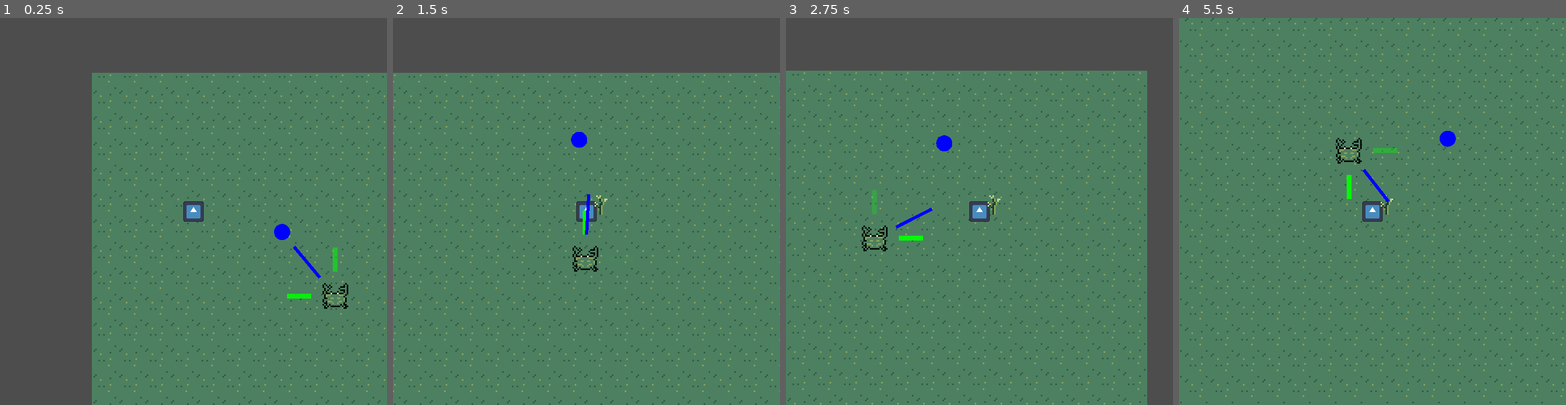
Above: before the commit, frames 1-4 (left to right).
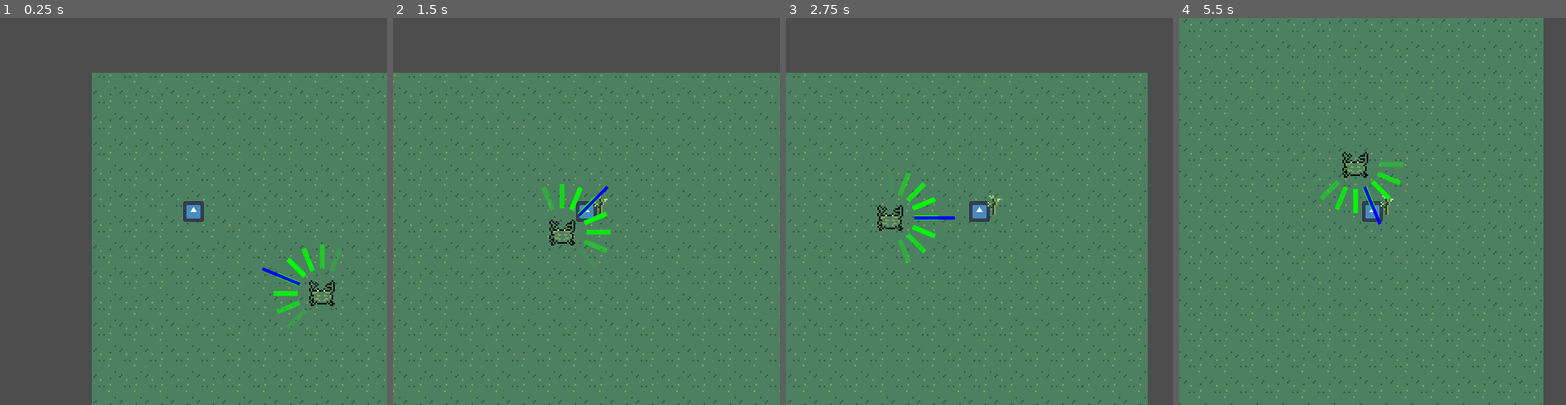
Above: after the commit, the same moments.

Repository: michaelwiest/godot-noah-game
Game: Godot game, scene res://scenes/main.tscn
Same seed, same stepped clock (60 frames per second), same inputs: the game is played once before the commit and once after it. The engine's default icon, where the game draws it, is replaced by a stand-in: a white triangle on a blue panel in a dark square.
Inputs (mouse positions are in pixels of both pictures, inside the frame that each line leads up to):
- Up to frame 1 (0.25 s): no input
- Up to frame 2 (1.5 s): tap Enter (ui_accept) at 0.5, 0.77 s; move the mouse to (671, 192) at 0.52 s; hold Right (ui_right) 0.53-1.25 s; click (671, 192) at 0.67 s; drag from (509, 230) to (586, 211) at 1.27 s
- Up to frame 3 (2.75 s): move the mouse to (1018, 126) at 2.02 s; hold Right (ui_right) from 2.03 s (still down)
- Up to frame 4 (5.5 s): release Right (ui_right) at 2.75 s; drag from (1353, 288) to (1264, 238) at 2.77 s; move the mouse to (1488, 269) at 3.52 s; hold Left (ui_left) 3.53-4.25 s; tap Enter (ui_accept) at 3.77 s; drag from (1256, 153) to (1345, 223) at 4.27 s; move the mouse to (1391, 211) at 5.02 s; hold Down (ui_down) from 5.03 s (still down); click (1391, 211) at 5.17 s

The runs differ from the first frame. In frame 1, 1.2% of the frame differs, in the area x 67-90%, y 53-81%; in frame 2, 1.1%; in frame 3, 7.4%; in frame 4, 13%, in the area x 0-100%, y 0-100%.

Commit message:
Figured out weird off axis slowness

Diff:
--- a/game/scenes/enemies/Enemy.tscn
+++ b/game/scenes/enemies/Enemy.tscn
@@ -26,6 +26,7 @@
 [node name="AnimationPlayer" type="AnimationPlayer" parent="." index="6"]
 
 [node name="TargetComputer" parent="." index="7" instance=ExtResource("4_1k45m")]
+n_candidates = 8
 
 [node name="TargetDetector" parent="TargetComputer" index="1"]
 collision_layer = 0
--- a/game/scenes/enemies/crab/Crab.tscn
+++ b/game/scenes/enemies/crab/Crab.tscn
@@ -26,7 +26,7 @@
 collision_layer = 128
 collision_mask = 133
 stats = NodePath("stats")
-max_speed = 50.0
+max_speed = 25.0
 acceleration = 400.0
 effect_player = NodePath("EffectPlayer")
 
--- a/game/scenes/main.tscn
+++ b/game/scenes/main.tscn
@@ -1,17 +1,11 @@
-[gd_scene load_steps=12 format=3 uid="uid://dcnfrlh0vb6rv"]
+[gd_scene load_steps=11 format=3 uid="uid://dcnfrlh0vb6rv"]
 
 [ext_resource type="Script" path="res://scripts/World.gd" id="1_cky74"]
 [ext_resource type="PackedScene" uid="uid://yvhrt3r6aggi" path="res://scenes/player/player.tscn" id="1_jgtet"]
 [ext_resource type="Texture2D" uid="uid://dba8mndptc85g" path="res://assets/environment/sand.png" id="2_m1ov6"]
-[ext_resource type="PackedScene" uid="uid://yfdxfemgn1e1" path="res://scenes/enemies/urchin/urchin.tscn" id="3_xemuj"]
 [ext_resource type="PackedScene" uid="uid://0q6qet3iwckw" path="res://scenes/weapons/stick/stick.tscn" id="4_0iofd"]
 [ext_resource type="Shader" path="res://shaders/blink_white.gdshader" id="4_s65n4"]
 [ext_resource type="PackedScene" uid="uid://dl27yhnnxxnq4" path="res://scenes/enemies/crab/Crab.tscn" id="6_npkop"]
-
-[sub_resource type="ShaderMaterial" id="ShaderMaterial_5p0nn"]
-resource_local_to_scene = true
-shader = ExtResource("4_s65n4")
-shader_parameter/show = false
 
 [sub_resource type="ShaderMaterial" id="ShaderMaterial_mfsmm"]
 resource_local_to_scene = true
@@ -21,6 +15,11 @@
 [sub_resource type="CircleShape2D" id="CircleShape2D_h6d5h"]
 
 [sub_resource type="ShaderMaterial" id="ShaderMaterial_8llaa"]
+resource_local_to_scene = true
+shader = ExtResource("4_s65n4")
+shader_parameter/show = false
+
+[sub_resource type="ShaderMaterial" id="ShaderMaterial_744xx"]
 resource_local_to_scene = true
 shader = ExtResource("4_s65n4")
 shader_parameter/show = false
@@ -36,12 +35,6 @@
 centered = false
 region_enabled = true
 region_rect = Rect2(2.08165e-12, 2.08165e-12, 320, 320)
-
-[node name="Urchin" parent="." instance=ExtResource("3_xemuj")]
-position = Vector2(-104, 92)
-
-[node name="Sprite2D" parent="Urchin" index="0"]
-material = SubResource("ShaderMaterial_5p0nn")
 
 [node name="Player" parent="." instance=ExtResource("1_jgtet")]
 position = Vector2(-89, -54)
@@ -61,17 +54,20 @@
 
 [node name="Sprite2D" parent="Crab" index="0"]
 material = SubResource("ShaderMaterial_8llaa")
+use_parent_material = true
+
+[node name="TargetComputer" parent="Crab" index="7"]
+n_candidates = 16
 
 [node name="Crab2" parent="." instance=ExtResource("6_npkop")]
-position = Vector2(114, 134)
+position = Vector2(-40, 88)
 
 [node name="Sprite2D" parent="Crab2" index="0"]
-material = SubResource("ShaderMaterial_8llaa")
+material = SubResource("ShaderMaterial_744xx")
+use_parent_material = true
 
 [connection signal="move_player" from="Player/stick" to="Player" method="_on_stick_move_player"]
 
-[editable path="Urchin"]
-[editable path="Urchin/TargetComputer"]
 [editable path="Player"]
 [editable path="Crab"]
 [editable path="Crab/hurtbox"]
--- a/game/scripts/enemies/Enemy.gd
+++ b/game/scripts/enemies/Enemy.gd
@@ -17,17 +17,21 @@
 	return global_position.distance_to(target_position) <= 5 # (max_speed * delta) / 100
 
 func _process(delta):
-
-	var target = target_computer.compute_target(global_position)
-	if target != null:
-		target_position = target
-	else:
-		target_position = global_position
-	target_direction = global_position.direction_to(target_position)
+	# Something is going on in here such that the velocity isn't
+	target_direction = target_computer.compute_target(global_position)
+	if target_direction != null:
+#		target_position = target
+#	else:
+		target_position = global_position + target_position * 50
+#	target_direction = global_position.direction_to(target_position).normalized()
+#	print(global_position.distance_to(target_position))
+#	print(target_direction.length())
 	# This velocity is probably messed up. it acts weird.
-	if !at_destination(delta):
+#		print(target_direction)
+#		if !at_destination(delta):
 		velocity = velocity.move_toward(target_direction * max_speed,
-										acceleration * delta)
-	else:
-		pass
+										acceleration)
+	#		else:
+	#			print("at destination")
+	#			pass
 	move_and_slide()
--- a/game/scripts/enemies/TargetComputer.gd
+++ b/game/scripts/enemies/TargetComputer.gd
@@ -12,7 +12,6 @@
 @onready var best_vector: Vector2
 @onready var target_position: Vector2
 @onready var avoid_position: Vector2
-@onready var returned_position: Vector2
 @onready var target_weight: float = 0.0
 @onready var avoid_weight: float = 0.0
 # How much to weight the target vs the avoid.
@@ -57,7 +56,6 @@
 		draw_line(cv * 15, cv * 20,  Color(255, 0, 0, max(avoid_scores[i], 0)), 5)
 		draw_line(cv * 15, cv * 30,  Color(0, 255, 0, max(target_scores[i], 0)), 3)
 	draw_line(best_vector * 15, best_vector * 40 * best_vector.length(), Color.BLUE, 2)
-	draw_circle(returned_position, 5, Color.BLUE)
 
 func get_neighbor_indices(index: int):
 	var index_right: int = index + 1
@@ -123,9 +121,7 @@
 		candidate_vectors[right_index] * combined_scores[right_index]) / (combined_scores[best_index] + combined_scores[left_index] + combined_scores[right_index])
 #
 	best_vector = candidate_vectors[best_index].normalized()
-	best_vector = weighted_vector.normalized()
-	returned_position =  body_position + best_vector * 50
 	if debug_widget:
 		queue_redraw()
-	return returned_position
+	return best_vector
 #
